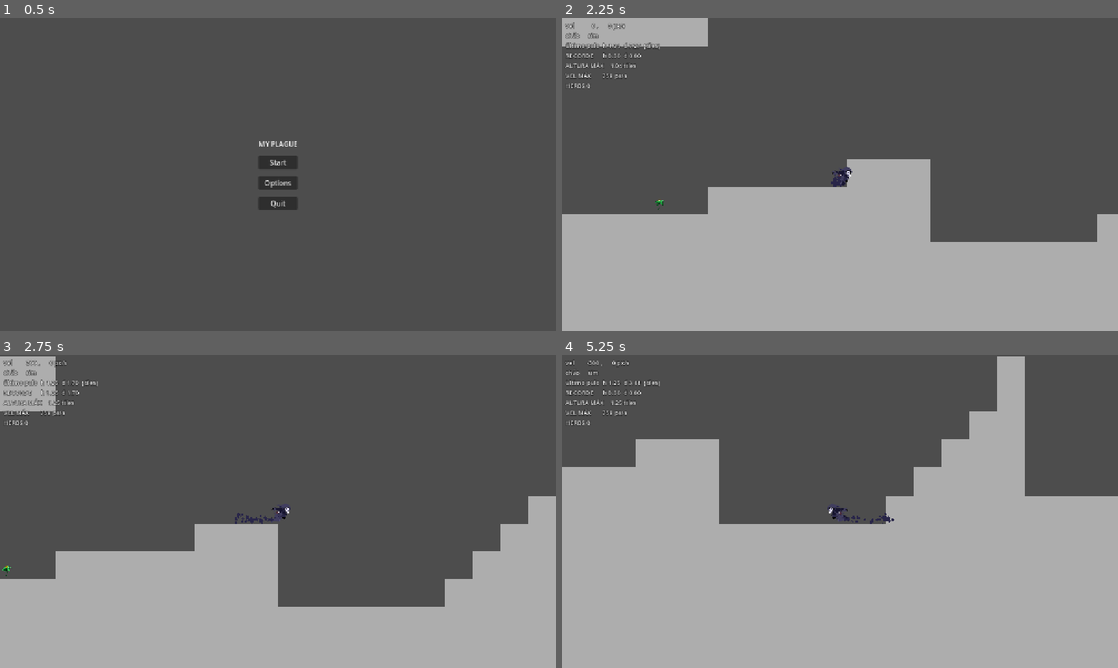
Above: before the commit, frames 1-4 (two rows, left to right).
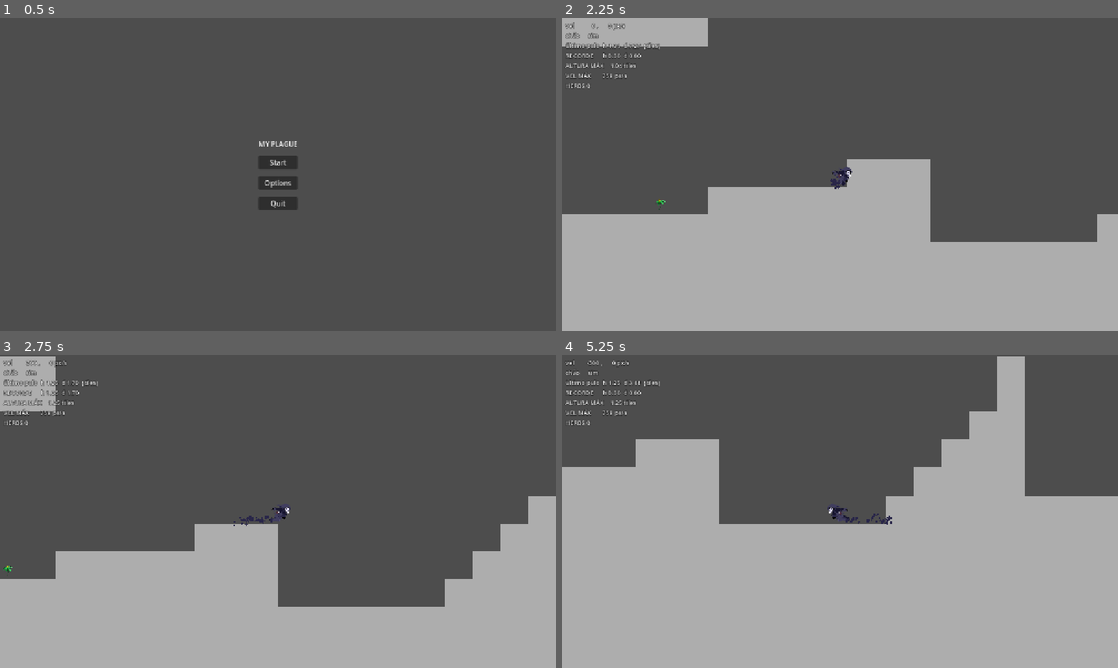
Above: after the commit, the same moments.

Repository: jpbmoura/gmtk-gamejam
Game: Godot game, scene res://scenes/menu/main_menu.tscn
The game is run twice, just before and just after one commit, with the same random seed, the same clock (stepped at 60 frames per second) and the same inputs.
Inputs:
- Up to frame 1 (0.5 s): no input
- Up to frame 2 (2.25 s): click "Start" at 0.5 s; tap Enter (ui_accept) at 1.25, 1.52 s; hold Right (ui_right) from 1.28 s (still down); tap X (dash) at 1.35 s; tap 0 at 2.1 s
- Up to frame 3 (2.75 s): keep holding Right (ui_right); tap Enter (ui_accept) at 2.27 s
- Up to frame 4 (5.25 s): release Right (ui_right) at 2.78 s; hold Left (ui_left) 2.78-3.53 s; tap X (dash) at 2.85, 4.35 s; hold Right (ui_right) 3.53-5.03 s; tap 0 at 3.6, 5.1 s; tap Enter (ui_accept) at 3.77, 4.52 s; hold Left (ui_left) from 5.03 s (still down)

Frame 1 is identical in both runs. In frame 2, less than 0.1% of the frame differs, in the area x 16-51%, y 50-62%; in frame 3, 0.1%, in the area x 0-49%, y 50-71%; in frame 4, 0.1%.

Commit message:
feat: improve particles in collectible

Diff:
--- a/scenes/entities/collectible.gd
+++ b/scenes/entities/collectible.gd
@@ -4,6 +4,8 @@
 @export var amplitude: float = 20.0
 @export var frequency: float = 3.0
 @export_enum("add_herb", "remove_herb") var on_collission: String = ""
+@export var particle_on: bool = true
+@export var particle_color: Color = Color(0.97,0.97,0,1)
 @onready var start_y: float = $Sprite.position.y
 var time_passed: float = 0.0
 
@@ -11,6 +13,8 @@
 func _ready() -> void:
 	connect("body_entered", Callable(self, "_on_body_entered"))
 	$Sprite.texture = sprite_texture
+	$Sprite/Particles.emitting = particle_on
+	$Sprite/Particles.color = particle_color
 
 func _process(delta: float) -> void:
 	# --- Animação ---
--- a/scenes/entities/collectible.tscn
+++ b/scenes/entities/collectible.tscn
@@ -15,6 +15,21 @@
 [node name="Sprite" type="Sprite2D" parent="." unique_id=13175882]
 scale = Vector2(0.24999997, 0.24999999)
 
+[node name="Particles" type="CPUParticles2D" parent="Sprite" unique_id=87308781]
+scale = Vector2(4.0000005, 4.0000005)
+amount = 6
+lifetime = 0.25
+explosiveness = 0.22
+randomness = 0.36
+emission_shape = 1
+emission_sphere_radius = 6.07
+direction = Vector2(0, 0)
+gravity = Vector2(0, -2)
+radial_accel_max = 57.43
+scale_amount_min = 0.08
+scale_amount_max = 0.5
+color = Color(0.97969264, 0.97969264, 6.160736e-06, 1)
+
 [node name="Collision" type="CollisionShape2D" parent="." unique_id=663484760]
 scale = Vector2(0.5, 0.5)
 shape = SubResource("RectangleShape2D_g1jwn")
--- a/scenes/levels/level_1.tscn
+++ b/scenes/levels/level_1.tscn
@@ -495,7 +495,7 @@
 tile_set = SubResource("TileSet_hqeee")
 
 [node name="Herb" parent="World" unique_id=253410192 instance=ExtResource("3_qxy0u")]
-position = Vector2(264, 88)
+position = Vector2(265, 88)
 on_collission = "add_herb"
 
 [node name="Spawn" type="Marker2D" parent="." unique_id=734893175]
